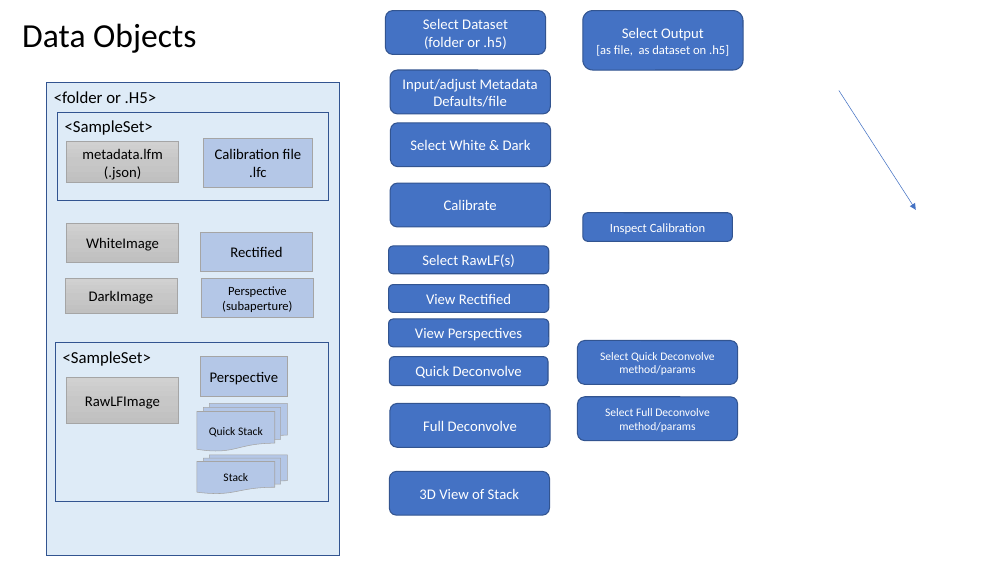
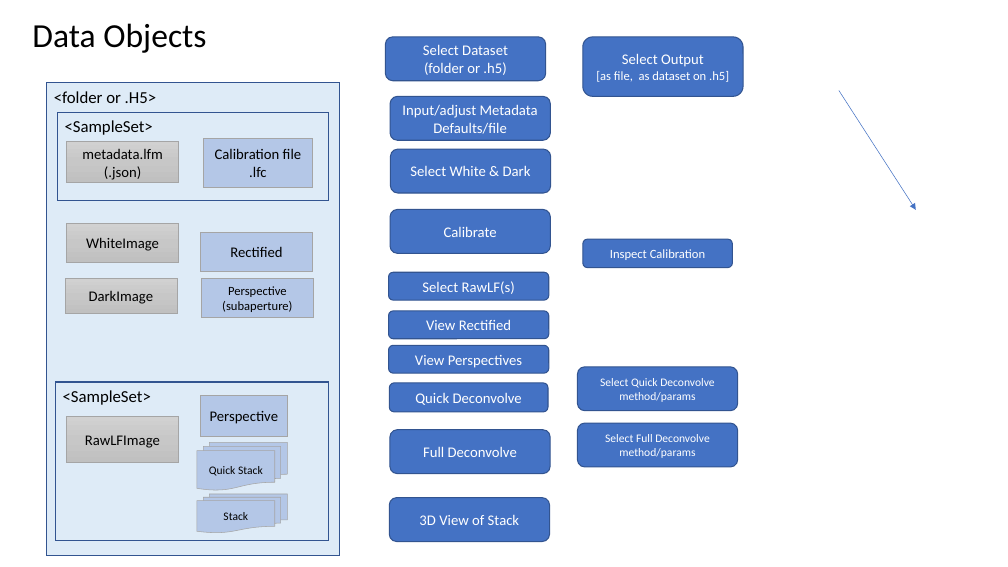
Before and after one commit to PolarizedLightFieldMicroscopy/Documents, a slide deck: slide 8 of LFI plugin/LFM Toolbox.pptx (slide 7 before the commit). Drawn at 1008x567 pixels with LibreOffice and Linux fonts; fonts in the diff are those of the drawing. Boxes give left, top, right and bottom in pixels: in the first picture for what was removed or moved away, otherwise in the second. Text is boxed around its words. In the diff, an @@ line names an element or a change of style, - is before the commit and + after.

```diff
--- a/LFI plugin/LFM Toolbox.pptx
+++ b/LFI plugin/LFM Toolbox.pptx
@@ title "Data Objects": place and size @@
-title "Data Objects" at [22,23,196,53]
+title "Data Objects" at [32,23,206,53]
@@ 14 rounded rectangles: place and size @@
-14 rounded rectangles at [386,11,743,515]
+14 rounded rectangles at [386,37,743,541]
@@ 3 rectangles, 2 flow chart multidocuments: place and size @@
-3 rectangles, 2 flow chart multidocuments at [55,343,328,502]
+3 rectangles, 2 flow chart multidocuments at [55,382,328,541]
```
Also in this commit, not shown: 6 slides added, 1 slide removed, 2 other files.
